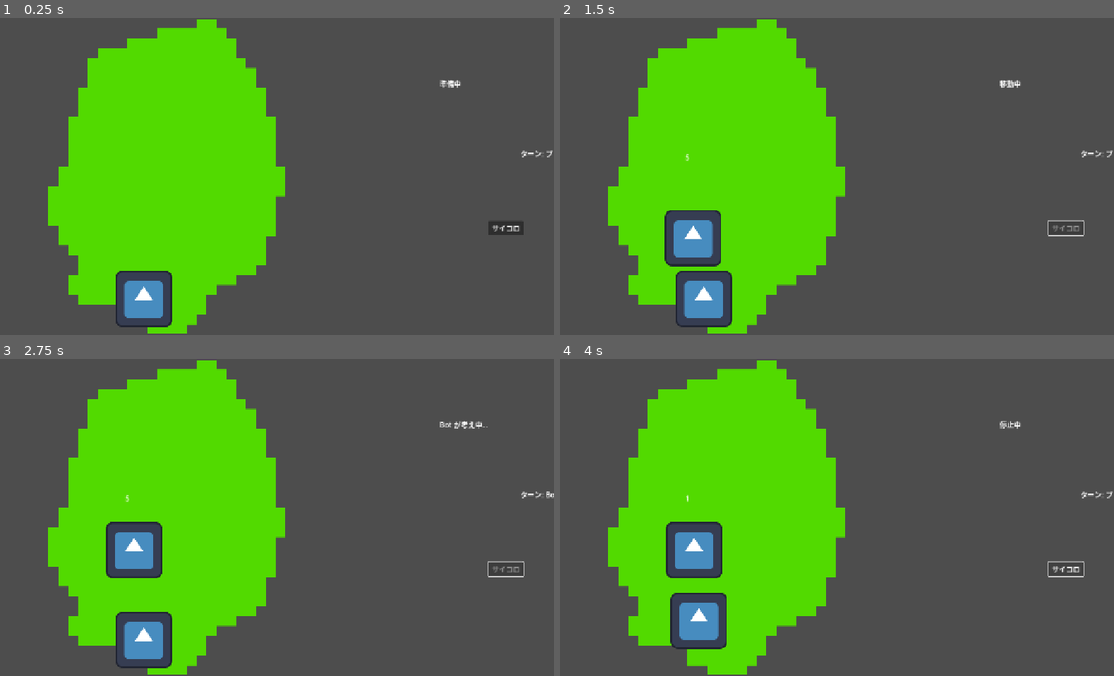
Above: before the commit, frames 1-4 (two rows, left to right).
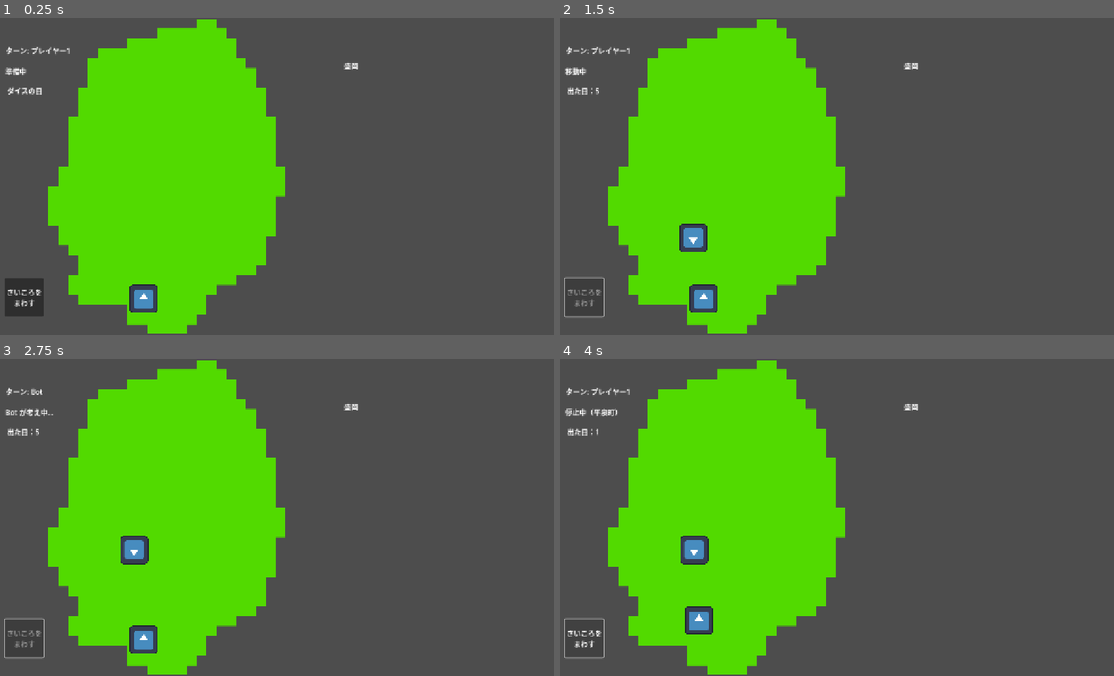
Above: after the commit, the same moments.

Repository: tatsuki-s/takizawawHackathonVer8
Game: Godot game, scene res://node_2d.tscn
Two runs of this game, one before a commit and one after it. Both use one fixed random seed, a clock stepped at 60 frames per second and the inputs below. The engine's default icon, where the game draws it, is replaced by a stand-in: a white triangle on a blue panel in a dark square.
Inputs:
- Up to frame 1 (0.25 s): no input
- Up to frame 2 (1.5 s): click "サイコロ" (after the commit: "さいころを まわす") at 0.5 s
- Up to frame 3 (2.75 s): no input
- Up to frame 4 (4 s): no input

The runs differ from the first frame. In frame 1, 3.0% of the frame differs, in the area x 0-100%, y 9-98%; in frame 2, 3.9%; in frame 3, 4.0%; in frame 4, 4.1%, in the area x 0-100%, y 9-95%.

Commit message:
最低限

Diff:
--- a/node_2d.gd
+++ b/node_2d.gd
@@ -16,7 +16,7 @@
 	# 初期配置
 	for i in range(players.size()):
 		players[i].position = positions[player_indices[i]].position
-	status_label.text = "準備中"
+		status_label.text = "準備中"
 	update_turn_label()
 	# ボタンの接続
 	roll_button.connect("pressed", Callable(self, "on_player_roll"))
@@ -39,7 +39,7 @@
 	is_moving = true
 	roll_button.disabled = true
 	var dice = randi() % 6 + 1
-	dice_label.text = str(dice)
+	dice_label.text = "出た目：" + str(dice)
 	var game_over = await move_player_stepwise(current_turn, dice)
 	if game_over:
 		return
@@ -59,7 +59,7 @@
 	status_label.text = "Bot が考え中..."
 	await get_tree().create_timer(0.6).timeout  # 思考演出
 	var dice = randi() % 6 + 1
-	dice_label.text = str(dice)
+	dice_label.text = "出た目：" + str(dice)
 	var game_over = await move_player_stepwise(1, dice)
 	if game_over:
 		return
@@ -72,15 +72,11 @@
 func move_player_stepwise(player_id: int, steps: int) -> bool:
 	status_label.text = "移動中"
 	for i in range(steps):
-		# 既にゴールにいるならそれ以上進めない
 		if player_indices[player_id] >= positions.size() - 1:
 			break
 		player_indices[player_id] += 1
 		players[player_id].position = positions[player_indices[player_id]].position
-		# マス間の待ち（視覚的に経由しているように見せる）
 		await get_tree().create_timer(0.3).timeout
-
-		# ※ここで到達判定しても良いが、ループ後の判定でもOK
 
 	# ゴール判定
 	if player_indices[player_id] == positions.size() - 1:
@@ -91,7 +87,8 @@
 		return true
 
 	# 移動終了（ゴールでない）
-	status_label.text = "停止中"
+	var current_pos_name = positions[player_indices[player_id]].name
+	status_label.text = "停止中（" + current_pos_name + "）"
 	current_turn = (current_turn + 1) % players.size()
 	update_turn_label()
 	is_moving = false
--- a/node_2d.tscn
+++ b/node_2d.tscn
@@ -13,26 +13,23 @@
 texture = ExtResource("2_epypp")
 
 [node name="Player1" type="Sprite2D" parent="."]
-position = Vector2(564, -64)
+position = Vector2(719, -292)
+rotation = -3.1415927
+scale = Vector2(0.5, 0.5)
 texture = ExtResource("3_epypp")
 
 [node name="Player2" type="Sprite2D" parent="."]
-position = Vector2(1128, -128)
+position = Vector2(720, -146)
+scale = Vector2(0.5, 0.5)
 texture = ExtResource("3_epypp")
 
-[node name="DiceLabel" type="Label" parent="."]
-offset_left = -332.0
-offset_top = -55.0
-offset_right = -292.0
-offset_bottom = -32.0
-metadata/_edit_use_anchors_ = true
-
 [node name="RollButton" type="Button" parent="."]
-offset_left = 491.0
-offset_top = 101.0
-offset_right = 571.0
-offset_bottom = 132.0
-text = "サイコロ"
+offset_left = -605.0
+offset_top = 231.0
+offset_right = -517.0
+offset_bottom = 318.0
+text = "さいころを
+まわす"
 
 [node name="Camera2D" type="Camera2D" parent="."]
 
@@ -41,74 +38,231 @@
 [node name="一関市" type="Marker2D" parent="Positions"]
 position = Vector2(-290, 278)
 
+[node name="description" type="Label" parent="Positions/一関市"]
+offset_right = 40.0
+offset_bottom = 23.0
+
+[node name="picture" type="Sprite2D" parent="Positions/一関市"]
+
 [node name="平泉町" type="Marker2D" parent="Positions"]
 position = Vector2(-301, 234)
 
+[node name="description" type="Label" parent="Positions/平泉町"]
+offset_right = 40.0
+offset_bottom = 23.0
+
+[node name="picture" type="Sprite2D" parent="Positions/平泉町"]
+
 [node name="奥州市" type="Marker2D" parent="Positions"]
 position = Vector2(-311, 176)
 
+[node name="description" type="Label" parent="Positions/奥州市"]
+offset_right = 40.0
+offset_bottom = 23.0
+
+[node name="picture" type="Sprite2D" parent="Positions/奥州市"]
+
 [node name="金ケ崎町" type="Marker2D" parent="Positions"]
 position = Vector2(-314, 140)
 
+[node name="description" type="Label" parent="Positions/金ケ崎町"]
+offset_right = 40.0
+offset_bottom = 23.0
+
+[node name="picture" type="Sprite2D" parent="Positions/金ケ崎町"]
+
 [node name="北上市" type="Marker2D" parent="Positions"]
 position = Vector2(-314, 117)
 
+[node name="description" type="Label" parent="Positions/北上市"]
+offset_right = 40.0
+offset_bottom = 23.0
+
+[node name="picture" type="Sprite2D" parent="Positions/北上市"]
+
 [node name="花巻市" type="Marker2D" parent="Positions"]
 position = Vector2(-312, 74)
 
+[node name="description" type="Label" parent="Positions/花巻市"]
+offset_right = 40.0
+offset_bottom = 23.0
+
+[node name="picture" type="Sprite2D" parent="Positions/花巻市"]
+
 [node name="紫波町" type="Marker2D" parent="Positions"]
 position = Vector2(-295, 37)
 
+[node name="description" type="Label" parent="Positions/紫波町"]
+offset_right = 40.0
+offset_bottom = 23.0
+
+[node name="picture" type="Sprite2D" parent="Positions/紫波町"]
+
 [node name="矢巾町" type="Marker2D" parent="Positions"]
 position = Vector2(-283, -2)
 
+[node name="description" type="Label" parent="Positions/矢巾町"]
+offset_right = 40.0
+offset_bottom = 23.0
+
+[node name="picture" type="Sprite2D" parent="Positions/矢巾町"]
+
 [node name="盛岡市" type="Marker2D" parent="Positions"]
 position = Vector2(-285, -35)
 
+[node name="description" type="Label" parent="Positions/盛岡市"]
+offset_right = 40.0
+offset_bottom = 23.0
+
+[node name="picture" type="Sprite2D" parent="Positions/盛岡市"]
+
 [node name="滝沢市" type="Marker2D" parent="Positions"]
 position = Vector2(-297, -68)
 
+[node name="description" type="Label" parent="Positions/滝沢市"]
+offset_right = 40.0
+offset_bottom = 23.0
+
+[node name="picture" type="Sprite2D" parent="Positions/滝沢市"]
+
 [node name="八幡平市" type="Marker2D" parent="Positions"]
 position = Vector2(-336, -141)
 
+[node name="description" type="Label" parent="Positions/八幡平市"]
+offset_right = 40.0
+offset_bottom = 23.0
+
+[node name="picture" type="Sprite2D" parent="Positions/八幡平市"]
+
 [node name="岩手町" type="Marker2D" parent="Positions"]
 position = Vector2(-278, -170)
 
+[node name="description" type="Label" parent="Positions/岩手町"]
+offset_right = 40.0
+offset_bottom = 23.0
+
+[node name="picture" type="Sprite2D" parent="Positions/岩手町"]
+
 [node name="二戸市" type="Marker2D" parent="Positions"]
 position = Vector2(-271, -263)
 
+[node name="description" type="Label" parent="Positions/二戸市"]
+offset_right = 40.0
+offset_bottom = 23.0
+
+[node name="picture" type="Sprite2D" parent="Positions/二戸市"]
+
 [node name="軽米町" type="Marker2D" parent="Positions"]
 position = Vector2(-202, -287)
 
+[node name="description" type="Label" parent="Positions/軽米町"]
+offset_right = 40.0
+offset_bottom = 23.0
+
+[node name="picture" type="Sprite2D" parent="Positions/軽米町"]
+
 [node name="洋野町" type="Marker2D" parent="Positions"]
 position = Vector2(-132, -306)
 
+[node name="description" type="Label" parent="Positions/洋野町"]
+offset_right = 40.0
+offset_bottom = 23.0
+
+[node name="picture" type="Sprite2D" parent="Positions/洋野町"]
+
 [node name="久慈市" type="Marker2D" parent="Positions"]
 position = Vector2(-60, -227)
 
+[node name="description" type="Label" parent="Positions/久慈市"]
+offset_right = 40.0
+offset_bottom = 23.0
+
+[node name="picture" type="Sprite2D" parent="Positions/久慈市"]
+
 [node name="野田村" type="Marker2D" parent="Positions"]
 position = Vector2(-42, -185)
 
+[node name="description" type="Label" parent="Positions/野田村"]
+offset_right = 40.0
+offset_bottom = 23.0
+
+[node name="picture" type="Sprite2D" parent="Positions/野田村"]
+
 [node name="普代村" type="Marker2D" parent="Positions"]
 position = Vector2(-23, -147)
 
+[node name="description" type="Label" parent="Positions/普代村"]
+offset_right = 40.0
+offset_bottom = 23.0
+
+[node name="picture" type="Sprite2D" parent="Positions/普代村"]
+
 [node name="田野畑村" type="Marker2D" parent="Positions"]
 position = Vector2(-21, -105)
 
+[node name="description" type="Label" parent="Positions/田野畑村"]
+offset_right = 40.0
+offset_bottom = 23.0
+
+[node name="picture" type="Sprite2D" parent="Positions/田野畑村"]
+
 [node name="岩泉町" type="Marker2D" parent="Positions"]
 position = Vector2(-20, -76)
 
+[node name="description" type="Label" parent="Positions/岩泉町"]
+offset_right = 40.0
+offset_bottom = 23.0
+
+[node name="picture" type="Sprite2D" parent="Positions/岩泉町"]
+
 [node name="宮古市" type="Marker2D" parent="Positions"]
-position = Vector2(25, -5)
+position = Vector2(10, -5)
+
+[node name="description" type="Label" parent="Positions/宮古市"]
+offset_right = 40.0
+offset_bottom = 23.0
+
+[node name="picture" type="Sprite2D" parent="Positions/宮古市"]
+
+[node name="Node2D" type="Node2D" parent="."]
+
+[node name="DiceLabel" type="Label" parent="."]
+offset_left = -600.0
+offset_top = -207.0
+offset_right = -534.0
+offset_bottom = -184.0
+text = "ダイスの目"
+metadata/_edit_use_anchors_ = true
 
 [node name="StatusLabel" type="Label" parent="."]
-offset_left = 381.0
-offset_top = -223.0
-offset_right = 421.0
-offset_bottom = -200.0
+offset_left = -604.0
+offset_top = -251.0
+offset_right = -548.0
+offset_bottom = -224.0
+text = "Status"
 
 [node name="TurnLabel" type="Label" parent="."]
-offset_left = 564.0
-offset_top = -64.0
-offset_right = 604.0
-offset_bottom = -41.0
+offset_left = -603.0
+offset_top = -298.0
+offset_right = -551.0
+offset_bottom = -268.0
+text = "ターン："
+
+[node name="Player1Satus" type="Node2D" parent="."]
+position = Vector2(164, -263)
+
+[node name="Sprite2D" type="Sprite2D" parent="Player1Satus"]
+
+[node name="Label" type="Label" parent="Player1Satus"]
+offset_right = 40.0
+offset_bottom = 23.0
+text = "盛岡"
+
+[node name="Player2Satus" type="Node2D" parent="."]
+position = Vector2(171, 74)
+
+[node name="Sprite2D" type="Sprite2D" parent="Player2Satus"]
+
+[node name="Label" type="Label" parent="Player2Satus"]
+offset_right = 40.0
+offset_bottom = 23.0
Not shown, added: node_2d.tscn14383243626.tmp
Not shown, added: node_2d.tscn14391955783.tmp
